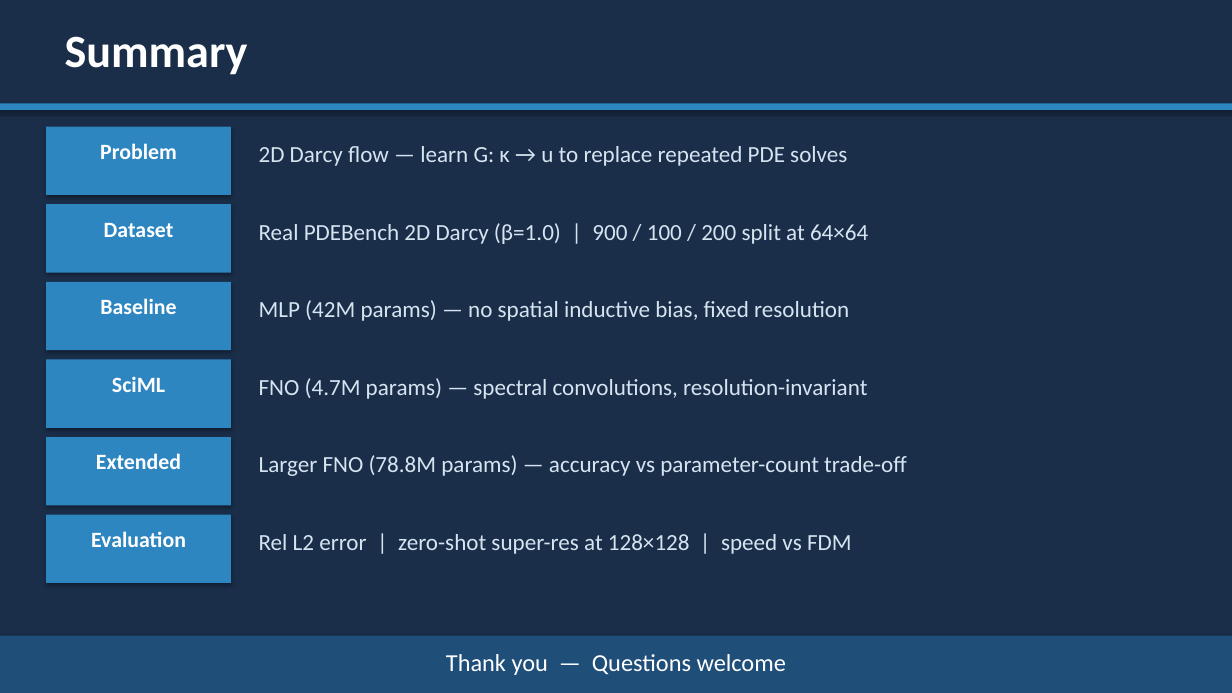
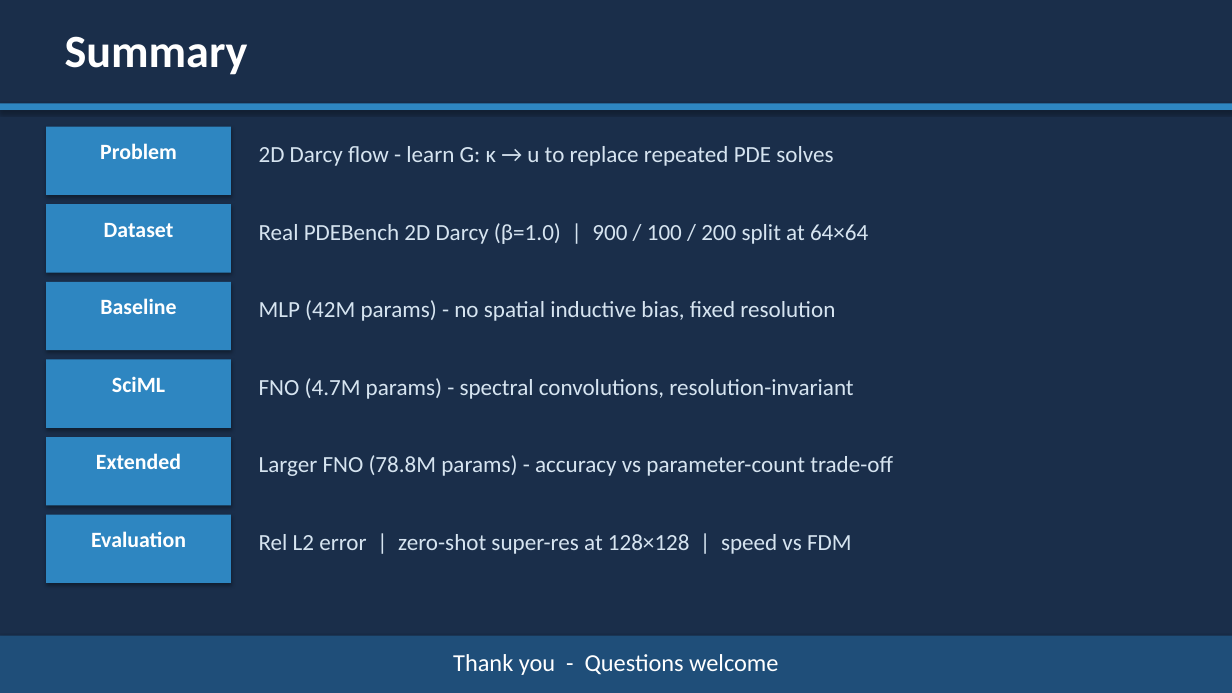
Before and after one commit to ARYAMANN7279/AE646-PINNacles, a slide deck: slide 10 of docs/PINNacles_Stage1_Presentation.pptx. Drawn at 1232x693 pixels with LibreOffice and Linux fonts; fonts in the diff are those of the drawing. Boxes give left, top, right and bottom in pixels: in the first picture for what was removed or moved away, otherwise in the second. Text is boxed around its words. In the diff, an @@ line names an element or a change of style, - is before the commit and + after.

```diff
--- a/docs/PINNacles_Stage1_Presentation.pptx
+++ b/docs/PINNacles_Stage1_Presentation.pptx
@@ text at (259, 146, 833, 166): text changed @@
-2D Darcy flow — learn G: κ → u to replace repeated PDE solves
+2D Darcy flow - learn G: κ → u to replace repeated PDE solves
@@ text at (259, 300, 835, 321): text changed @@
-MLP (42M params) — no spatial inductive bias, fixed resolution
+MLP (42M params) - no spatial inductive bias, fixed resolution
@@ text at (259, 378, 853, 399): text changed @@
-FNO (4.7M params) — spectral convolutions, resolution-invariant
+FNO (4.7M params) - spectral convolutions, resolution-invariant
@@ text at (259, 455, 893, 476): text changed @@
-Larger FNO (78.8M params) — accuracy vs parameter-count trade-off
+Larger FNO (78.8M params) - accuracy vs parameter-count trade-off
@@ text at (453, 654, 778, 675): text changed @@
-Thank you — Questions welcome
+Thank you - Questions welcome
```
Also in this commit, not shown: 9 other slides changed, 1 other file.
